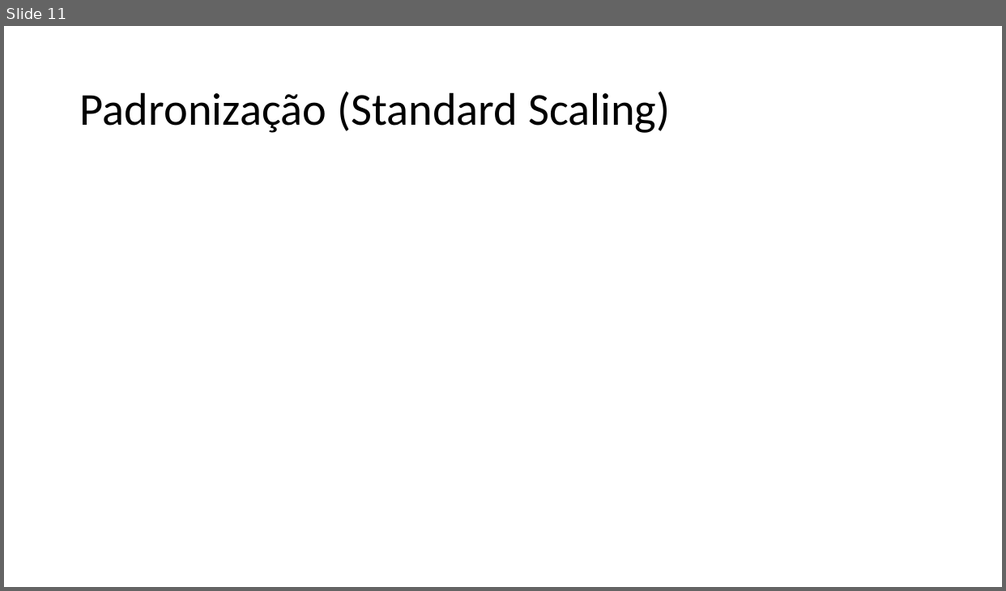
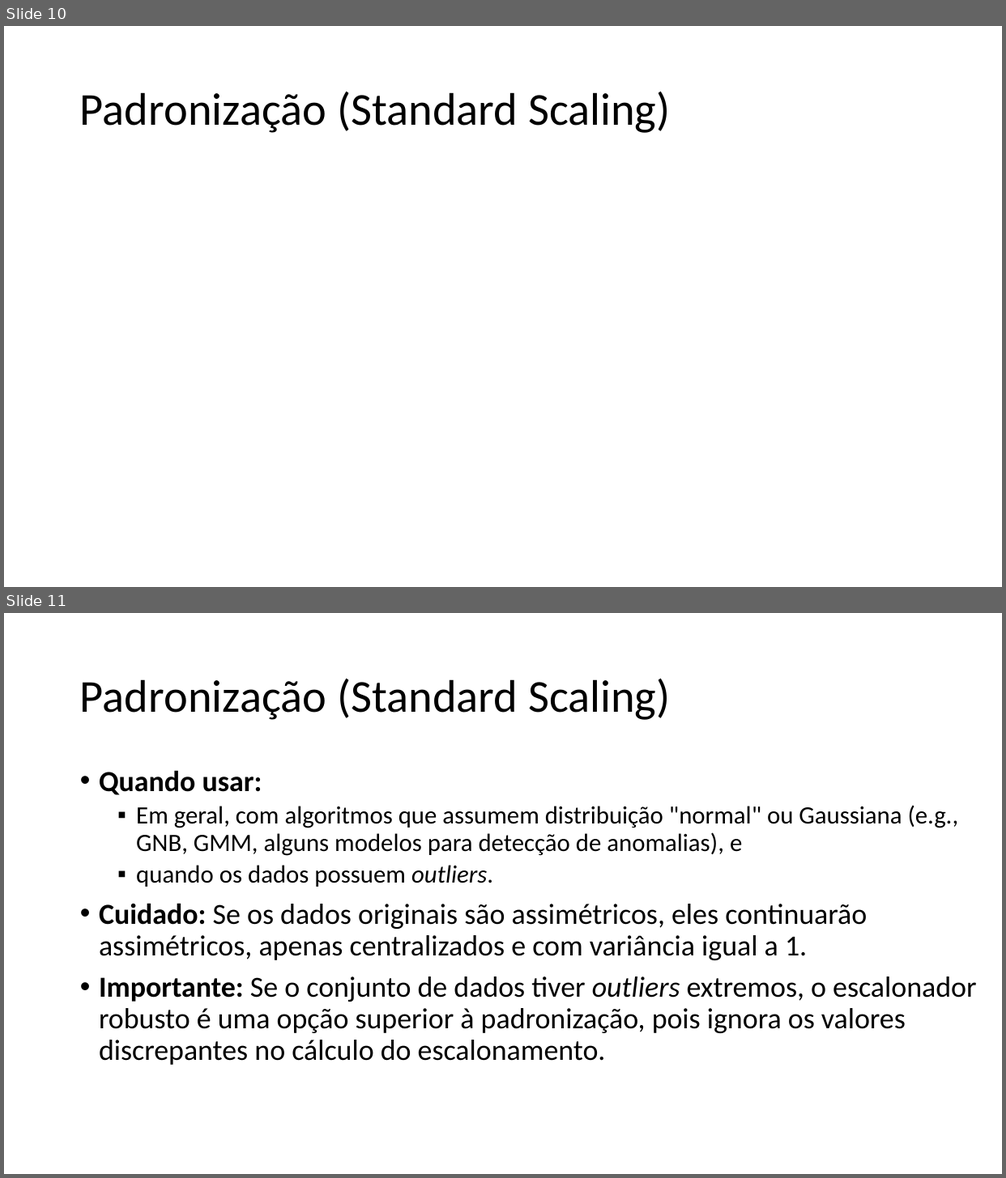
Before and after one commit to zz4fap/c24_inteligencia_artificial, a slide deck: slides/C24_Transformações.pptx. Shown one above the other, each under a label of ours: slide 11 before the commit, slides 10 and 11 after it. The pictures are 1006x591 and 1006x1178 pixels, drawn with LibreOffice and Linux fonts; fonts in the diff are those of the drawing; grey boxes stand for pictures. Boxes give left, top, right and bottom in pixels: in the first picture for what was removed or moved away, otherwise in the second. Text is boxed around its words. In the diff, an @@ line names an element or a change of style, - is before the commit and + after.

```diff
--- a/slides/C24_Transformações.pptx
+++ b/slides/C24_Transformações.pptx
@@ slide 11 added at <box>4,613,1002,1174</box>, background #FFFFFF @@
@@ title added at <box>80,679,671,720</box>, 44 pt, text #000000 @@
+Padronização (Standard Scaling)
@@ text added at <box>99,770,976,1065</box>, 28 pt, text #000000 @@
+• Quando usar:
+  ▪ Em geral, com algoritmos que assumem distribuição "normal" ou Gaussiana (e.g., GNB, GMM, alguns modelos para detecção de anomalias), e
+  ▪ quando os dados possuem outliers.
+• Cuidado: Se os dados originais são assimétricos, eles continuarão assimétricos, apenas centralizados e com variância igual a 1.
+• Importante: Se o conjunto de dados tiver outliers extremos, o escalonador robusto é uma opção superior à padronização, pois ignora os valores discrepantes no cálculo do escalonamento.
@@ what was slide 11 is now slide 10 @@
```
Also in this commit, not shown: 2 slides changed, 2 other slides added.
